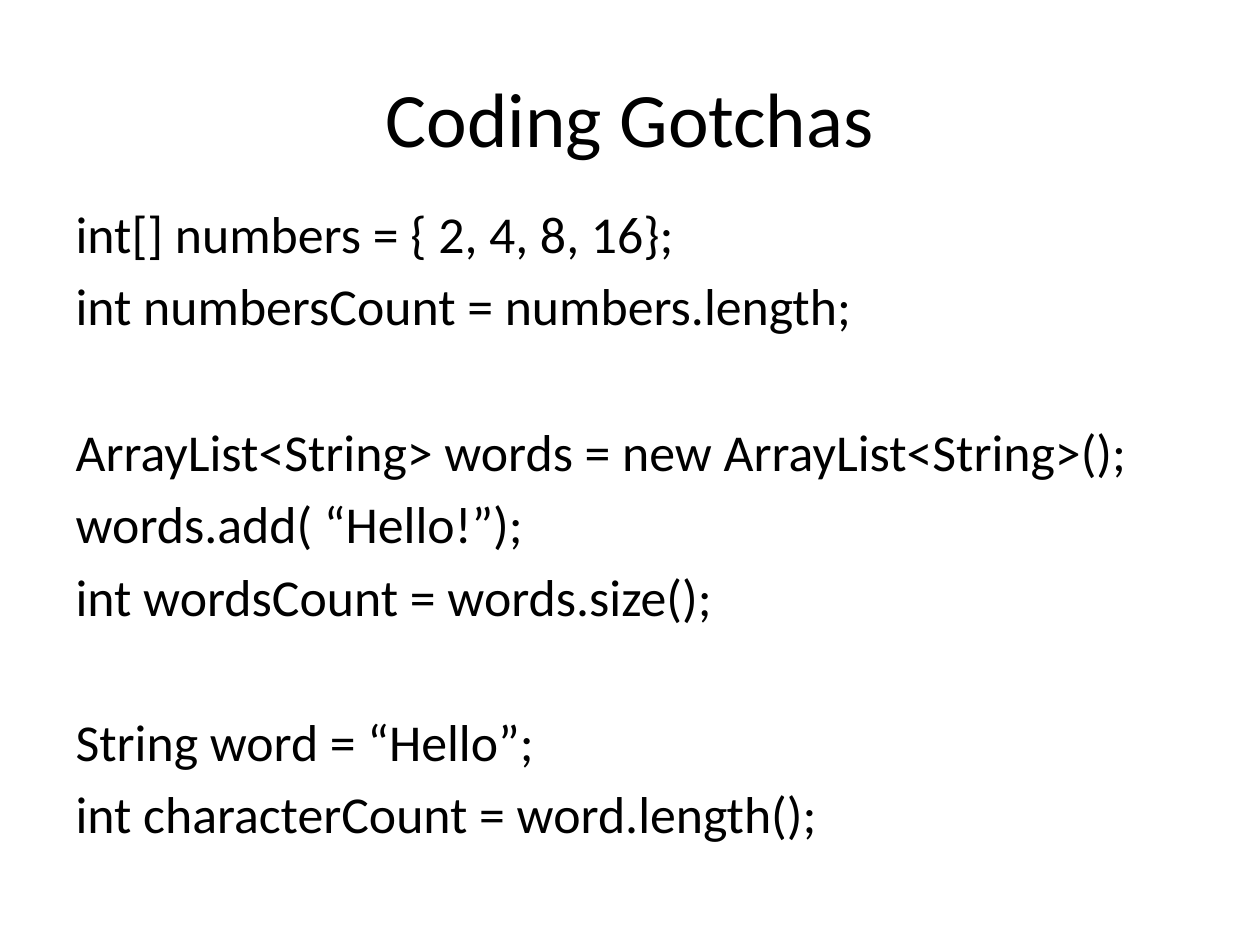
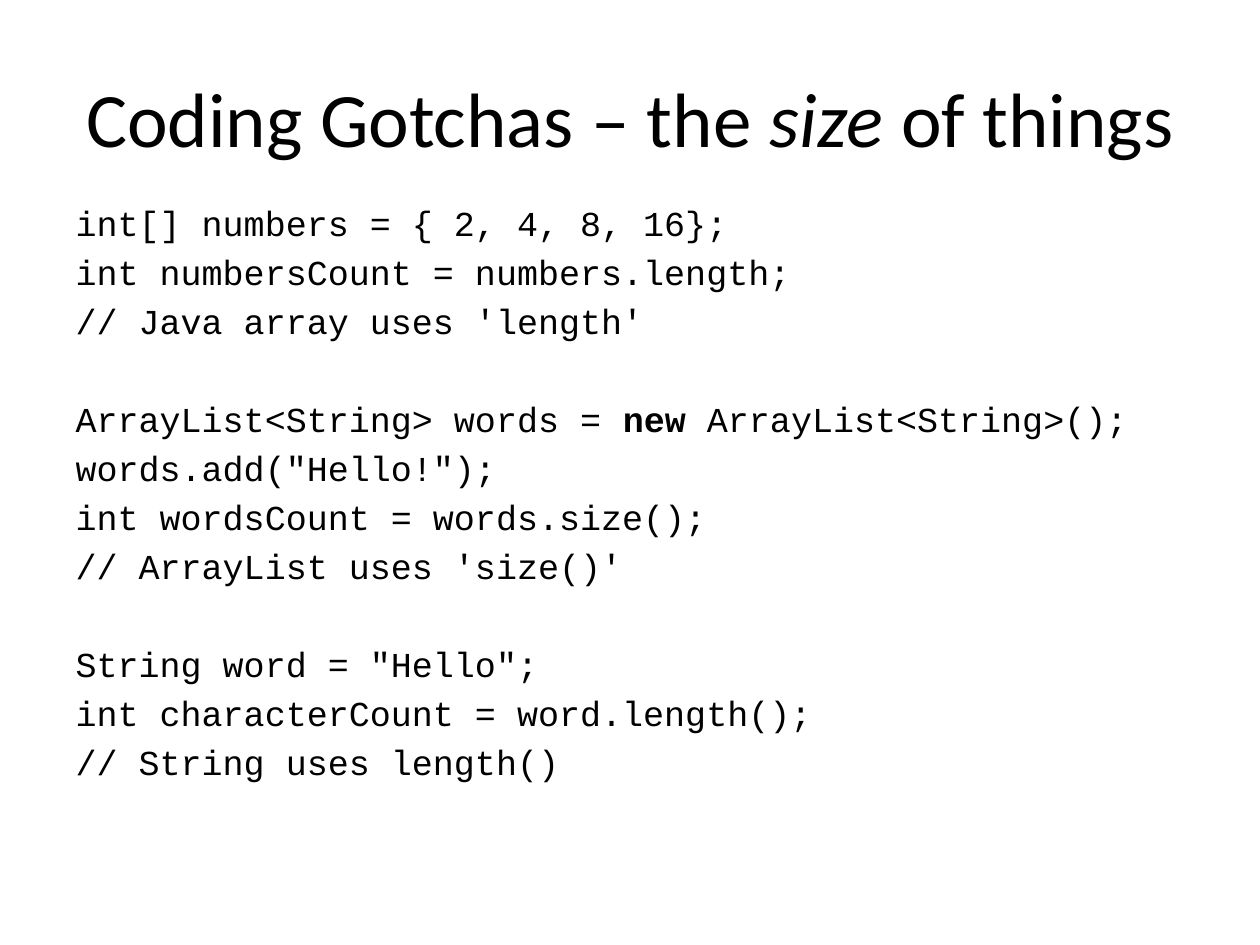
Before and after one commit to RHIT-CSSE/csse220, a slide deck: slide 14 of ClassMaterials/2DArraysAndMaps/Slides/2D Arrays and Maps.pptx. Drawn at 1260x945 pixels with LibreOffice and Linux fonts; fonts in the diff are those of the drawing. Boxes give left, top, right and bottom in pixels: in the first picture for what was removed or moved away, otherwise in the second. Text is boxed around its words. In the diff, an @@ line names an element or a change of style, - is before the commit and + after.

```diff
--- a/ClassMaterials/2DArraysAndMaps/Slides/2D Arrays and Maps.pptx
+++ b/ClassMaterials/2DArraysAndMaps/Slides/2D Arrays and Maps.pptx
@@ title at (x1=86, y1=93, x2=1174, y2=161): text changed @@
-Coding Gotchas
+Coding Gotchas – the size of things
@@ text at (x1=76, y1=212, x2=1127, y2=734): size 29.6 to 20 pt, font Calibri to Courier New in "int[] numbers = { 2, 4, 8, ...", "int numbersCount = numbers.length;", "ArrayList<String> words = new ArrayList<String>();", "int wordsCount = words.size();" and 1 more places; bold on in "new"; less space between paragraphs @@
@@ text at (x1=139, y1=310, x2=643, y2=342): paragraph added @@
+// Java array uses 'length'
@@ text at (x1=76, y1=457, x2=496, y2=489): text changed; size 29.6 to 20 pt; font Calibri to Courier New @@
-words.add( “Hello!”);
+words.add("Hello!");
@@ text at (x1=76, y1=555, x2=622, y2=685): text changed; size 29.6 to 20 pt; font Calibri to Courier New @@
-String word = “Hello”;
+// ArrayList uses 'size()'
+String word = "Hello";
@@ text at (x1=139, y1=751, x2=559, y2=783): paragraph added @@
+// String uses length()
```
Also in this commit, not shown: 10 other slides changed, 4 slides added.
